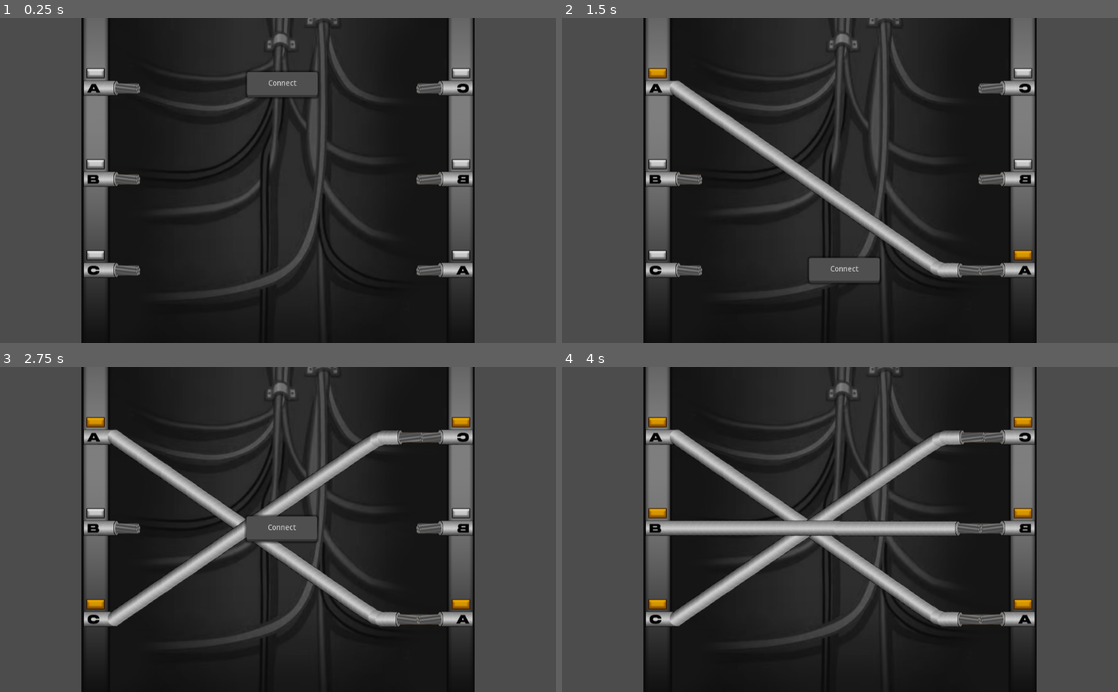
Above: before the commit, frames 1-4 (two rows, left to right).
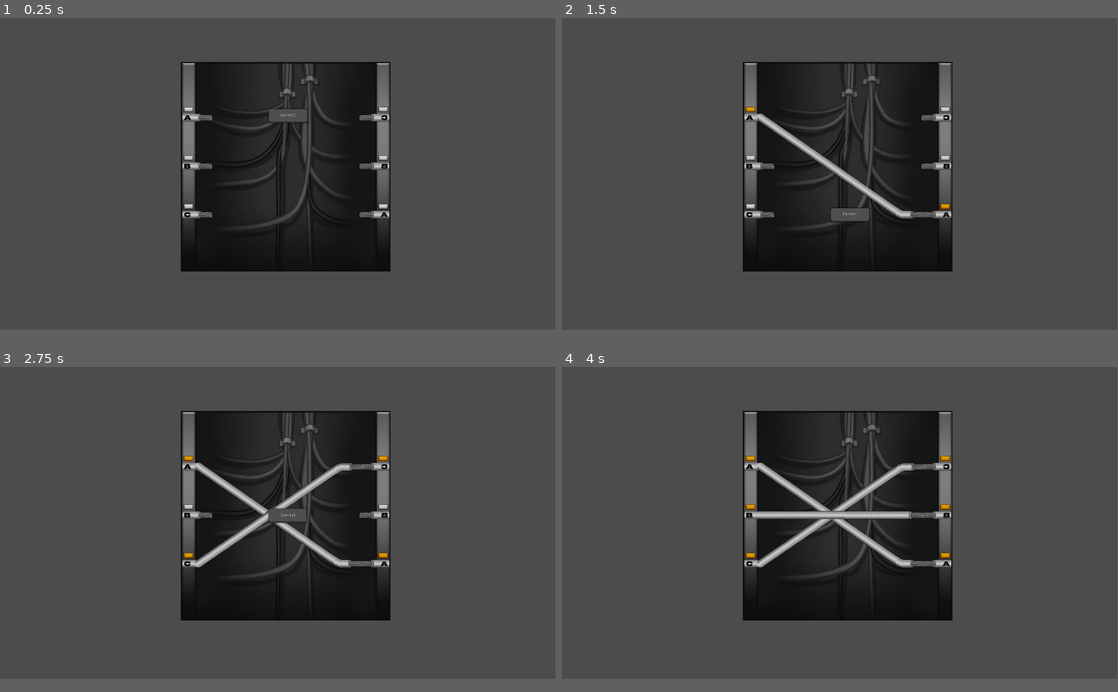
Above: after the commit, the same moments.

Repository: Team-Bunglon/something-left-to-lose
Game: Godot game, scene res://scenes/WireTask.tscn
The game is run twice, just before and just after one commit, with the same random seed, the same clock (stepped at 60 frames per second) and the same inputs.
Inputs:
- Up to frame 1 (0.25 s): no input
- Up to frame 2 (1.5 s): tap Enter at 0.5 s; click "Connect" at 1.25 s
- Up to frame 3 (2.75 s): click "Connect" at 2 s
- Up to frame 4 (4 s): click "Connect" at 2.75 s; tap Space at 3.5 s
In our replay, the window is 800x468 before the commit and 799x449 after it. These sizes can differ from the game's own. Grey fills any space a smaller window leaves; there, only what the larger window draws over its background counts as a difference.

The runs differ from the first frame. In frame 1, 49% of the frame differs, in the area x 14-86%, y 0-100%; in frame 2, 51%; in frame 3, 52%; in frame 4, 53%.

Commit message:
level 2 prep : wiretask polishment

Diff:
--- a/project.godot
+++ b/project.godot
@@ -14,6 +14,11 @@
 run/main_scene="res://scenes/WireTask.tscn"
 config/icon="res://icon.png"
 
+[display]
+
+window/size/width=1920
+window/size/height=1080
+
 [gui]
 
 common/drop_mouse_on_gui_input_disabled=true
--- a/scenes/WireTask.tscn
+++ b/scenes/WireTask.tscn
@@ -47,33 +47,33 @@
 [node name="WireTask" type="Node2D"]
 
 [node name="All_Disconnected" type="Sprite" parent="."]
-position = Vector2( 512, 300 )
+position = Vector2( 988, 515.5 )
 texture = ExtResource( 1 )
 
 [node name="A_Connected" type="Sprite" parent="."]
 visible = false
-position = Vector2( 512, 300 )
+position = Vector2( 988, 515.5 )
 texture = ExtResource( 2 )
 
 [node name="AC_Connected" type="Sprite" parent="."]
 visible = false
-position = Vector2( 512, 300 )
+position = Vector2( 988, 515.5 )
 texture = ExtResource( 3 )
 
 [node name="ABC_Connected" type="Sprite" parent="."]
 visible = false
-position = Vector2( 512, 300 )
+position = Vector2( 988, 515.5 )
 texture = ExtResource( 4 )
 
 [node name="Wire_SFX" type="AudioStreamPlayer2D" parent="."]
-position = Vector2( 512, 300 )
+position = Vector2( 988, 515.5 )
 stream = ExtResource( 8 )
 
 [node name="Control" type="Control" parent="."]
-margin_left = 452.0
-margin_top = 88.0
-margin_right = 590.0
-margin_bottom = 142.0
+margin_left = 928.0
+margin_top = 303.5
+margin_right = 1066.0
+margin_bottom = 357.5
 theme = SubResource( 2 )
 
 [node name="Connect_A" type="Button" parent="Control"]
